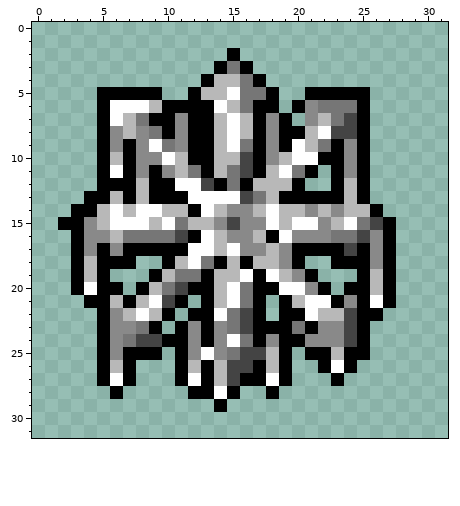
Pixel-art file, stored at assets/sprites/affinity_chaos.aseprite. The picture above was drawn from the file before the commit.
32x32 pixels, 1 frame.
New version:
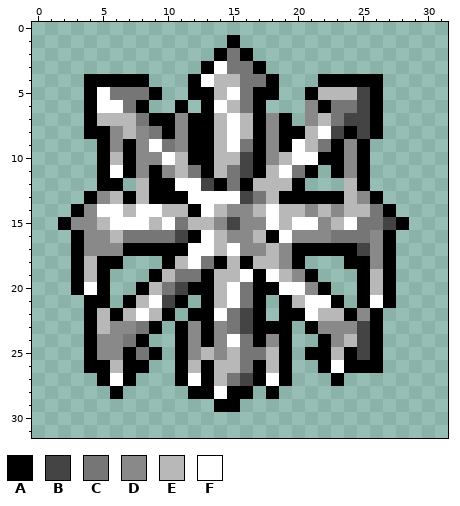
Palette (. is transparent): A #000000  B #444444  C #767676  D #898989  E #b8b8b8  F #ffffff
Change:
Layers "Affinity - Chaos - Dodads", "Affinity - Chaos - Star":
y 1: x 15 . -> A
y 2: x 14..16 .A. -> ACA
y 3: x 13..14 .A -> AF; x 16..17 A. -> CA
y 4: x 4..8 ..... -> AAAAA; x 12..13 .A -> AF; x 17..18 A. -> CA; x 22..26 ..... -> AAAAA
y 5: x 4..8 .AAAA -> AFCCC; x 13 E -> A; x 17 C -> A; x 22..26 AAAA. -> EEEBA
y 6: x 4..5 .A -> AF; x 7..10 FFEA -> CA..; x 12 A -> .; x 18 A -> .; x 20 A -> .; x 22 C -> A; x 25..26 A. -> BA
y 7: x 4..6 .AF -> AEE; x 25..26 A. -> BA
y 8: x 4 . -> A; x 24..26 BA. -> ABA
y 12: x 7 A -> .; x 23 A -> .
y 13: x 5 A -> D; x 25..26 A. -> DA
y 14: x 4..5 AE -> DF; x 26..27 A. -> CA
y 15: x 3 A -> D; x 26..28 BA. -> CBA
y 16: x 25 B -> C
y 17: x 5 A -> D; x 24..25 BA -> AB
y 18: x 7 A -> .; x 23 A -> .
y 20: x 6 A -> .; x 24 A -> .
y 21: x 6 E -> .; x 24 D -> .
y 22: x 4..6 .AD -> AEA; x 24..25 BA -> AD
y 23: x 4..5 .A -> AE; x 20 C -> .; x 24..26 BA. -> DBA
y 24: x 4..5 .A -> AD; x 8..10 BBA -> A..; x 20..22 ADD -> ..A; x 24..26 BA. -> EBA
y 25: x 4..5 .A -> AD; x 8 A -> C; x 13 F -> E; x 15..17 CBB -> ECC; x 25..26 A. -> BA
y 26: x 4 . -> A; x 8 . -> A; x 15..16 BB -> EC; x 25..26 .. -> AA
y 27: x 15..16 BA -> CB
y 28: x 16 . -> A
y 29: x 15 . -> A
Where, in picture pixels (left, top, right, bottom), the same in both pictures:
changed: (84, 35, 383, 139)
changed: (71, 178, 409, 412)
